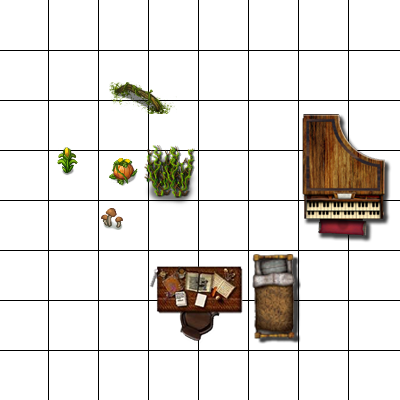
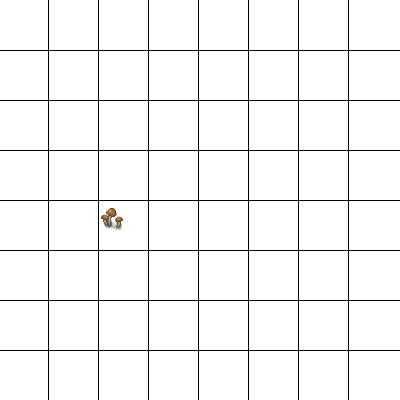
Layer changes from the first 400 × 400 image to the second:
hid "Layer 19" over [109, 158, 138, 186]
hid "Layer 18" over [57, 147, 78, 176]
hid "Layer 17" over [109, 81, 177, 114]
hid "Layer 16" over [144, 145, 198, 206]
hid "Layer 15" over [252, 254, 301, 344]
hid "Layer 13" over [302, 114, 392, 243]
hid "Layer 10" over [149, 266, 243, 344]
